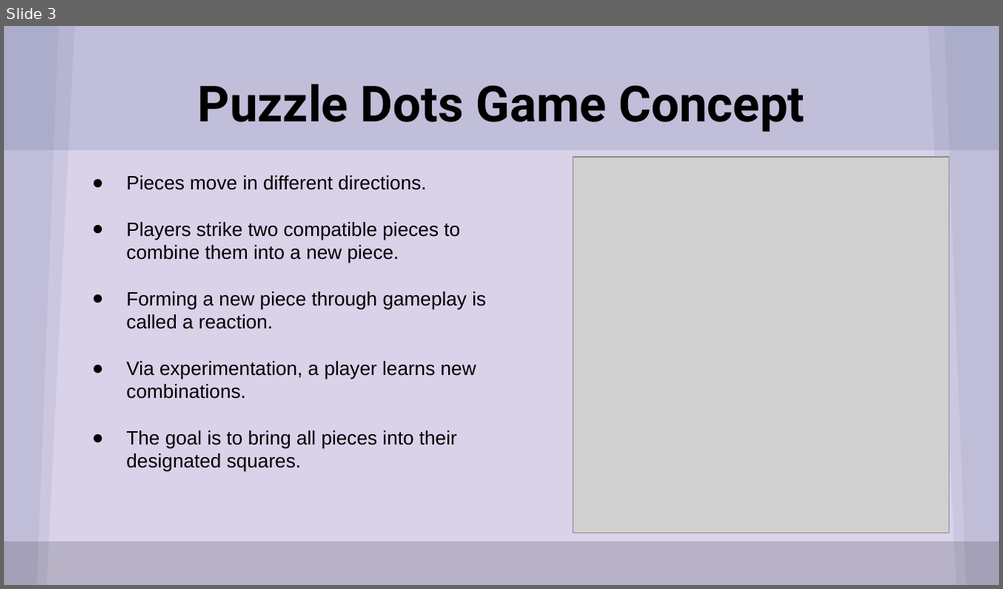
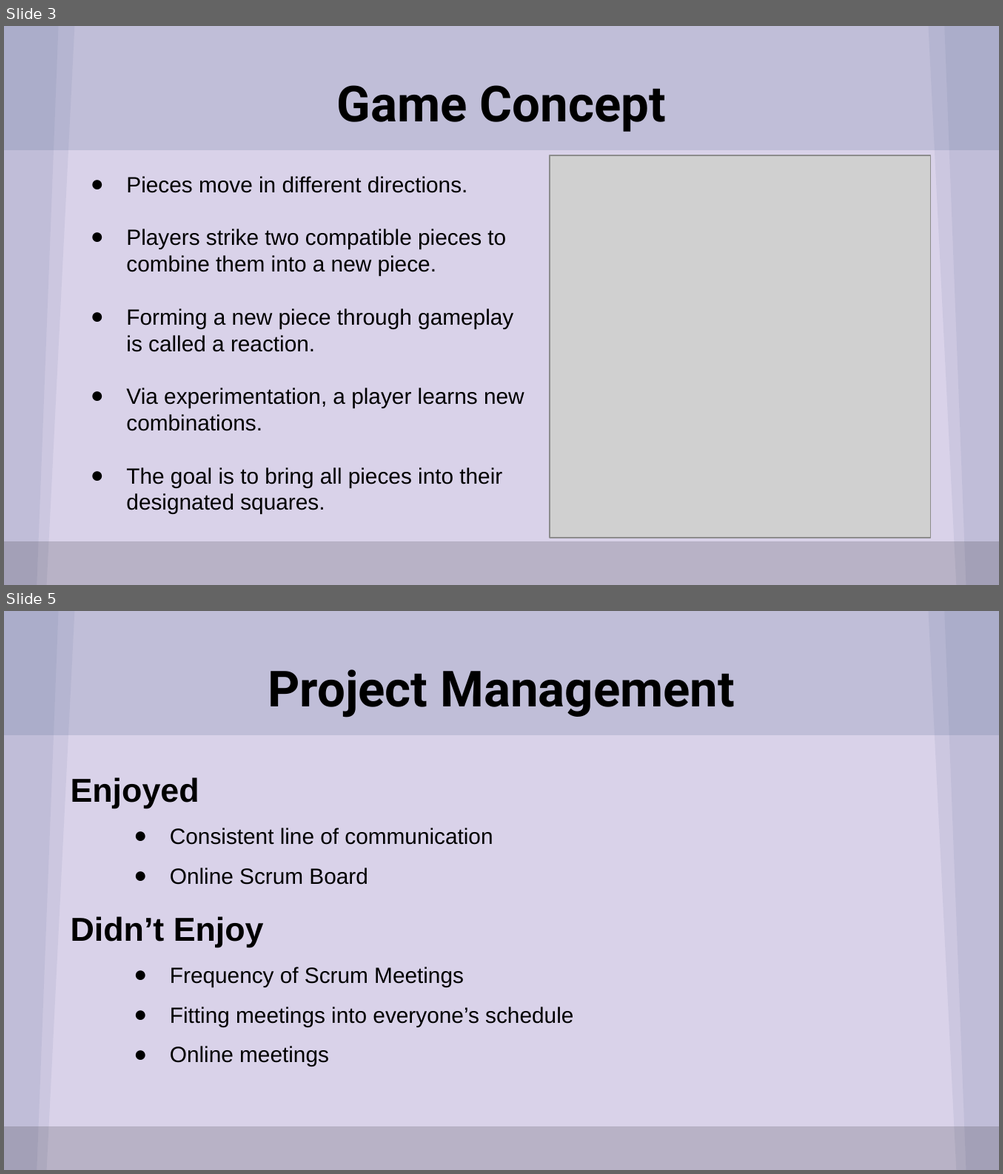
Before and after one commit to JeffreyBPetersen/Llama-Food-Puzzle-Game, a slide deck: docs/CS115 Final Presentation.pptx. Shown one above the other, each under a label of ours: slide 3 before the commit, slides 3 and 5 after it; the slides between them are not shown. The pictures are 1003x589 and 1003x1174 pixels, drawn with LibreOffice and Linux fonts; fonts in the diff are those of the drawing; grey boxes stand for pictures. Boxes give left, top, right and bottom in pixels: in the first picture for what was removed or moved away, otherwise in the second. Text is boxed around its words. In the diff, an @@ line names an element or a change of style, - is before the commit and + after.

```diff
--- a/docs/CS115 Final Presentation.pptx
+++ b/docs/CS115 Final Presentation.pptx
@@ slide 5 added at [4, 611, 999, 1170], background #D9D2E9; not listed: 6 template elements that a slide beside it also shows @@
@@ title added at [267, 669, 734, 718], 36 pt, text #000000, bold @@
+Project Management
@@ text added at [71, 777, 573, 1067], 16 pt, text #000000 @@
+Enjoyed
+● Consistent line of communication
+● Online Scrum Board
+Didn’t Enjoy
+● Frequency of Scrum Meetings
+● Fitting meetings into everyone’s schedule
+● Online meetings
@@ slide 3 changed as well @@
@@ title at [337, 85, 666, 132]: text changed @@
-Puzzle Dots Game Concept
+Game Concept
@@ picture: place and size @@
-picture at [573, 157, 949, 533]
+picture at [549, 156, 930, 538]
@@ text "Pieces move in different directions." at [126, 176, 524, 514]: size 14 to 16 pt; indent changed @@
```
Also in this commit, not shown: 2 other slides changed, 3 other slides added, 1 slide removed, 3 other files.
